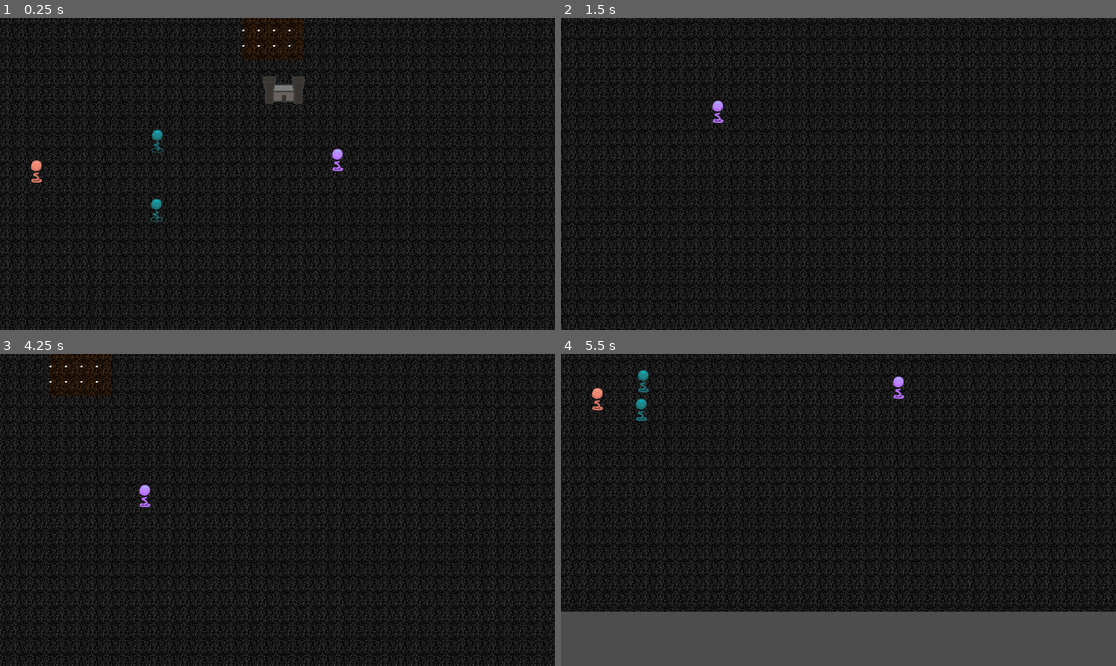
Above: before the commit, frames 1-4 (two rows, left to right).
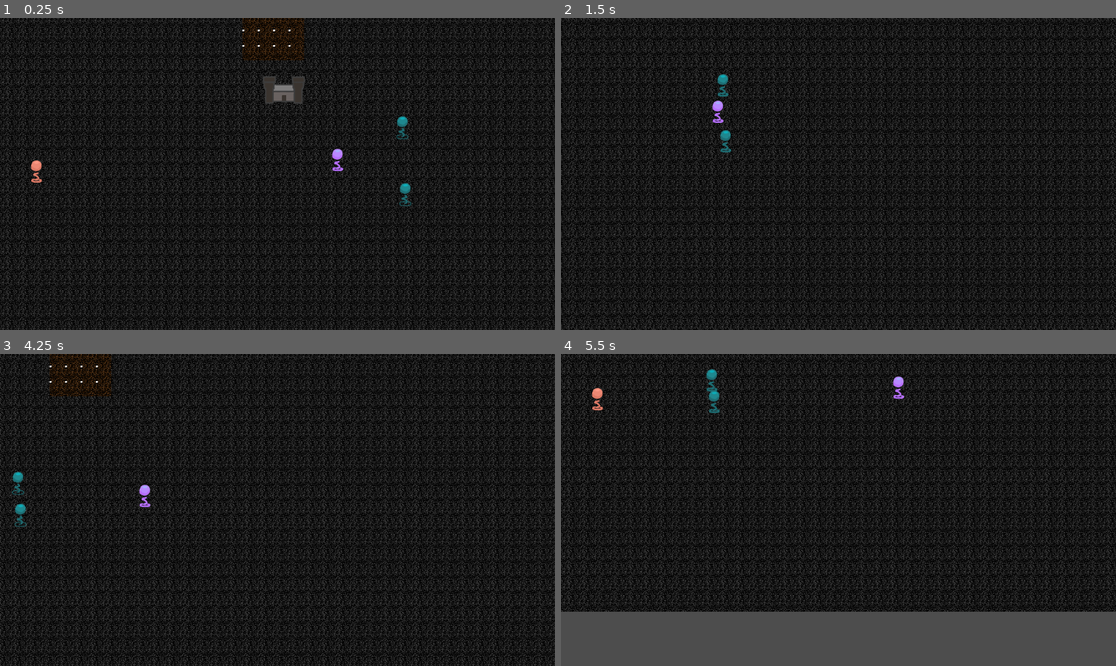
Above: after the commit, the same moments.

Repository: dokumor8/cahiddr
Game: Godot game, scene res://src/node_2d.tscn
Same seed, same stepped clock (60 frames per second), same inputs: the game is played once before the commit and once after it.
Inputs (mouse positions are in pixels of both pictures, inside the frame that each line leads up to):
- Up to frame 1 (0.25 s): no input
- Up to frame 2 (1.5 s): move the mouse to (705, 205) at 0.52 s; press the mouse at (705, 205) at 0.53 s; hold D (right) 0.53-1.28 s; move the mouse to (727, 189) at 1.27 s; release the mouse at (727, 189) at 1.28 s; hold S (down) from 1.28 s (still down); right-click (727, 189) at 1.35 s
- Up to frame 3 (4.25 s): move the mouse to (333, 441) at 2.02 s; release S (down) at 2.03 s; press the mouse at (333, 441) at 2.03 s; hold D (right) 2.03-2.78 s; move the mouse to (249, 572) at 2.77 s; release the mouse at (249, 572) at 2.78 s; hold W (up) 2.78-3.53 s; right-click (249, 572) at 2.85 s; move the mouse to (444, 556) at 3.52 s; press the mouse at (444, 556) at 3.53 s; hold A (left) from 3.53 s (still down)
- Up to frame 4 (5.5 s): move the mouse to (672, 463) at 4.27 s; release the mouse at (672, 463) at 4.28 s; right-click (672, 463) at 4.35 s; move the mouse to (633, 491) at 5.02 s; release A (left) at 5.03 s; press the mouse at (633, 491) at 5.03 s; hold S (down) from 5.03 s (still down)

The runs differ from the first frame. In frame 1, 0.4% of the frame differs, in the area x 27-75%, y 31-66%; in frame 2, 0.2%; in frame 3, 0.2%; in frame 4, 0.4%, in the area x 13-29%, y 4-22%.

Commit message:
Add enemy aggro on hit

Diff:
--- a/src/enemy_bullet.tscn
+++ b/src/enemy_bullet.tscn
@@ -7,6 +7,7 @@
 radius = 4.12311
 
 [node name="EnemyBullet" type="Area2D"]
+collision_layer = 0
 script = ExtResource("1_5wkj3")
 
 [node name="Sprite2D" type="Sprite2D" parent="."]
--- a/src/hero_bullet.gd
+++ b/src/hero_bullet.gd
@@ -5,6 +5,7 @@
 var target = 0
 var target_position = Vector2(0, 0)
 var damage = 1
+@onready var sender
 
 
 # Called when the node enters the scene tree for the first time.
@@ -36,7 +37,7 @@
 
 	if is_instance_valid(target):
 		if overlaps_body(target):
-			target.hit(damage)
+			target.hit(damage, sender)
 			queue_free()
 	elif remaining_vector.length() < 20:
 		queue_free()
--- a/src/node_2d.tscn
+++ b/src/node_2d.tscn
@@ -45,10 +45,10 @@
 constrain_avoidance = true
 
 [node name="Unit" parent="." instance=ExtResource("4_atc2k")]
-position = Vector2(387, 621)
+position = Vector2(905, 582)
 
 [node name="Unit2" parent="." instance=ExtResource("4_atc2k")]
-position = Vector2(390, 465)
+position = Vector2(899, 439)
 
 [node name="Camera2D" type="Camera2D" parent="."]
 position = Vector2(617, 524)
--- a/src/units/hero.gd
+++ b/src/units/hero.gd
@@ -60,6 +60,7 @@
 		bul.global_rotation = dir.angle() + PI / 2.0
 		bul.velocity = dir * bul.speed
 		bul.target = shoot_target
+		bul.sender = self
 
 		can_shoot = false
 		shoot_timer.start()
--- a/src/units/hero.tscn
+++ b/src/units/hero.tscn
@@ -6,7 +6,9 @@
 [ext_resource type="Texture2D" uid="uid://vnono8tncxi0" path="res://img/hero_walk/frame0002.png" id="3_woi7k"]
 [ext_resource type="Texture2D" uid="uid://c7sxav8xrokdm" path="res://img/hero_walk/frame0003.png" id="4_c8e2w"]
 
-[sub_resource type="CircleShape2D" id="CircleShape2D_syeks"]
+[sub_resource type="CapsuleShape2D" id="CapsuleShape2D_tn1mc"]
+radius = 12.0
+height = 42.0
 
 [sub_resource type="SpriteFrames" id="SpriteFrames_lxkdj"]
 animations = [{
@@ -34,13 +36,11 @@
 }]
 
 [node name="Hero" type="CharacterBody2D"]
-collision_layer = 0
 collision_mask = 0
 script = ExtResource("1_xbdfg")
 
 [node name="CollisionShape2D" type="CollisionShape2D" parent="."]
-position = Vector2(0, 16)
-shape = SubResource("CircleShape2D_syeks")
+shape = SubResource("CapsuleShape2D_tn1mc")
 
 [node name="AnimatedSprite2D" type="AnimatedSprite2D" parent="."]
 sprite_frames = SubResource("SpriteFrames_lxkdj")
--- a/src/units/unit.gd
+++ b/src/units/unit.gd
@@ -16,7 +16,7 @@
 var stop_distance = 100.0
 var shoot_distance = 150.0
 var can_shoot = true
-var health = 2
+var health = 4
 
 #signal shoot_target(bullet, direction, location)
 
@@ -139,7 +139,7 @@
 
 
 var HitEffectHero = preload("res://src/effects/hit_effect_hero.tscn")
-func hit(damage):
+func hit(damage, sender):
 
 	var hitEffectHero = HitEffectHero.instantiate()
 	get_tree().get_root().add_child(hitEffectHero)
@@ -148,6 +148,9 @@
 	if health <= 0:
 		queue_free()
 
+	aggro_target = sender
+	set_movement_target(sender.position)
+
 
 func _on_navigation_agent_2d_velocity_computed(safe_velocity):
 	velocity = safe_velocity
